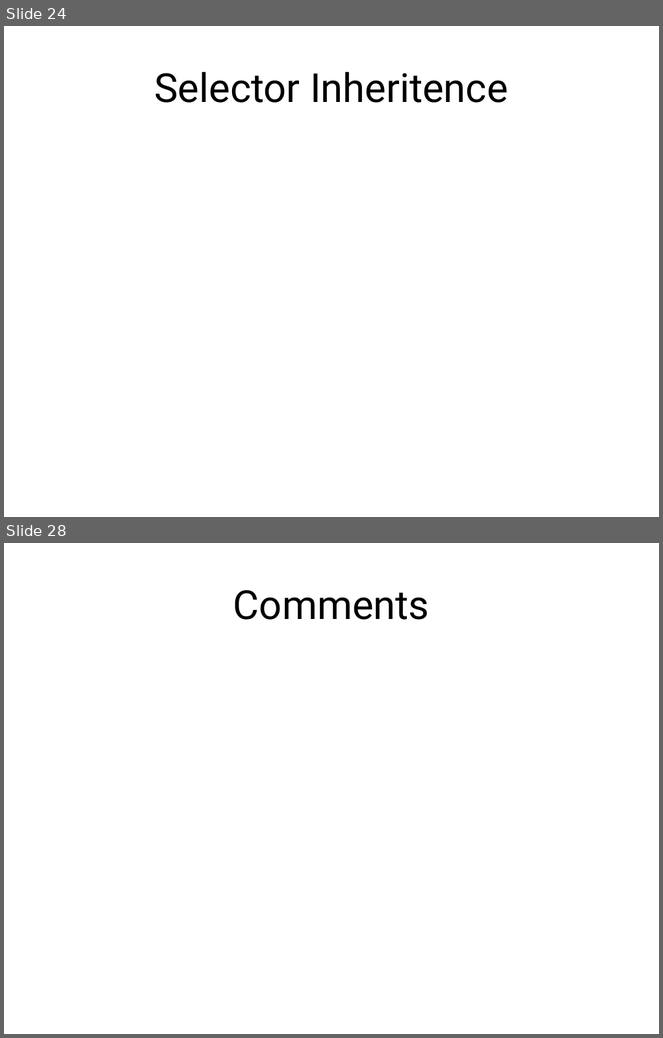
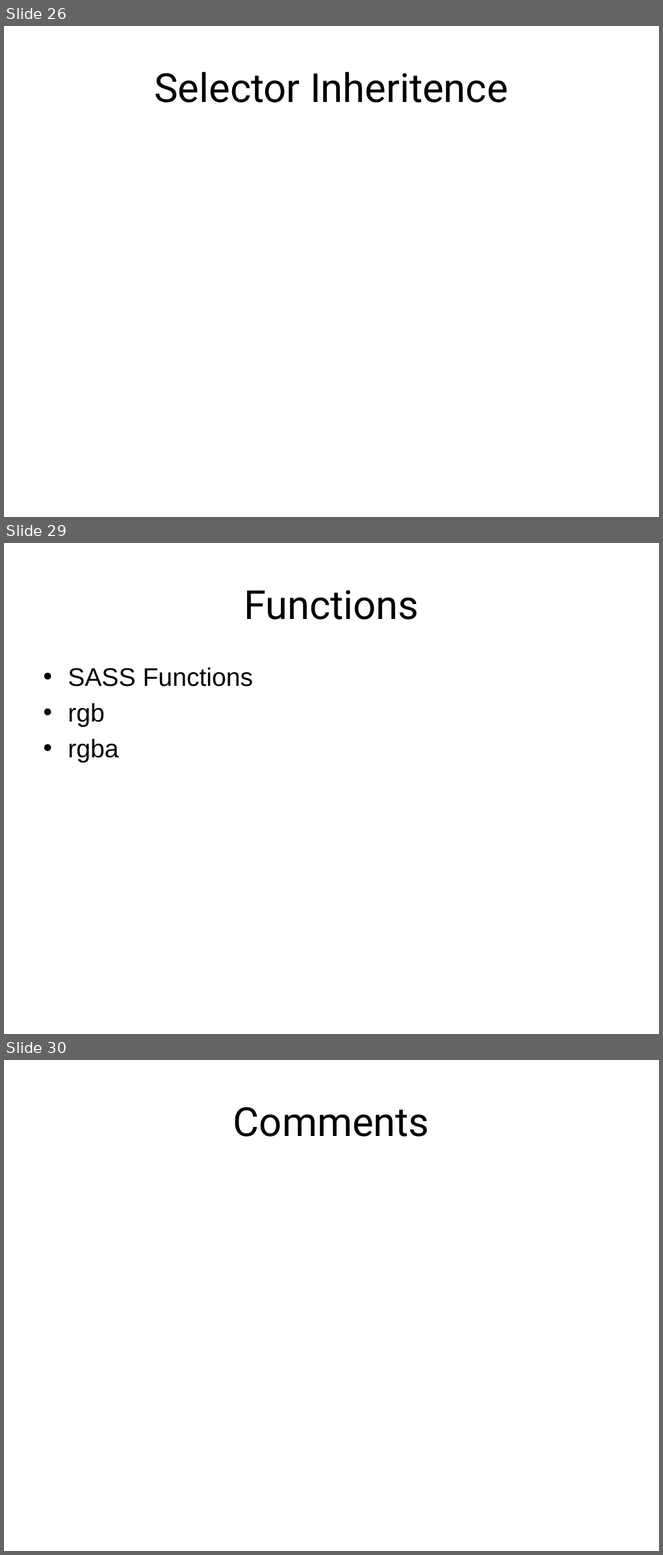
Before and after one commit to jacobladams/presentations, a slide deck: less-and-sass/Write LESS CSS and make it SASSier.pptx. Shown one above the other, each under a label of ours: slides 24 and 28 before the commit, slides 26, 29 and 30 after it; the slides between them are not shown. The pictures are 663x1038 and 663x1555 pixels, drawn with LibreOffice and Linux fonts; fonts in the diff are those of the drawing. Boxes give left, top, right and bottom in pixels: in the first picture for what was removed or moved away, otherwise in the second. Text is boxed around its words. In the diff, an @@ line names an element or a change of style, - is before the commit and + after.

```diff
--- a/less-and-sass/Write LESS CSS and make it SASSier.pptx
+++ b/less-and-sass/Write LESS CSS and make it SASSier.pptx
@@ slide 29 added at <box>4,543,659,1034</box>, background #FFFFFF @@
@@ title added at <box>244,590,419,620</box>, 44 pt, text #000000 @@
+Functions
@@ text added at <box>68,667,254,763</box>, 28 pt, text #000000 @@
+• SASS Functions
+• rgb
+• rgba
@@ what was slide 24 is now slide 26 @@
@@ what was slide 28 is now slide 30 @@
```
Also in this commit, not shown: 6 slides changed, 16 other slides added, 12 slides removed.
